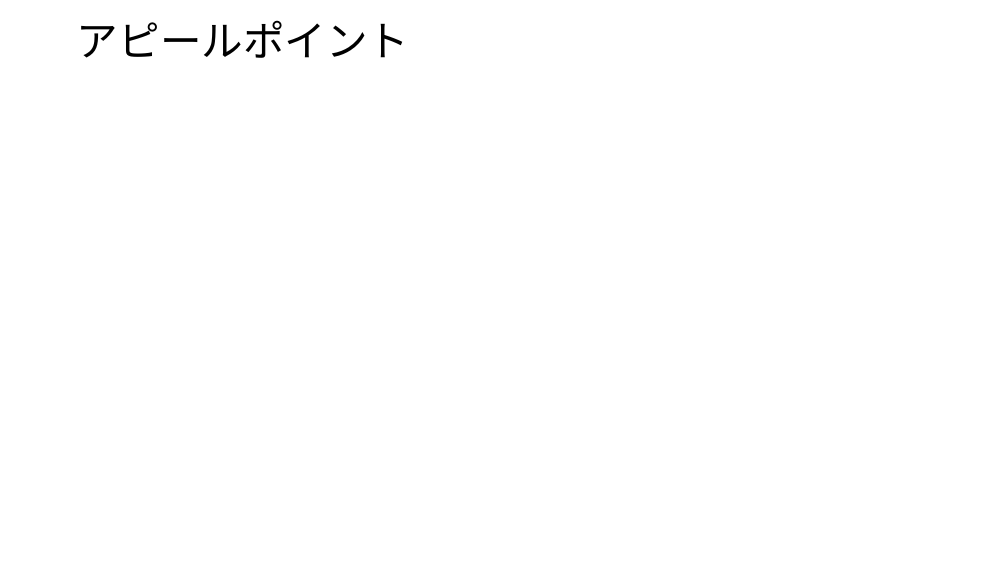
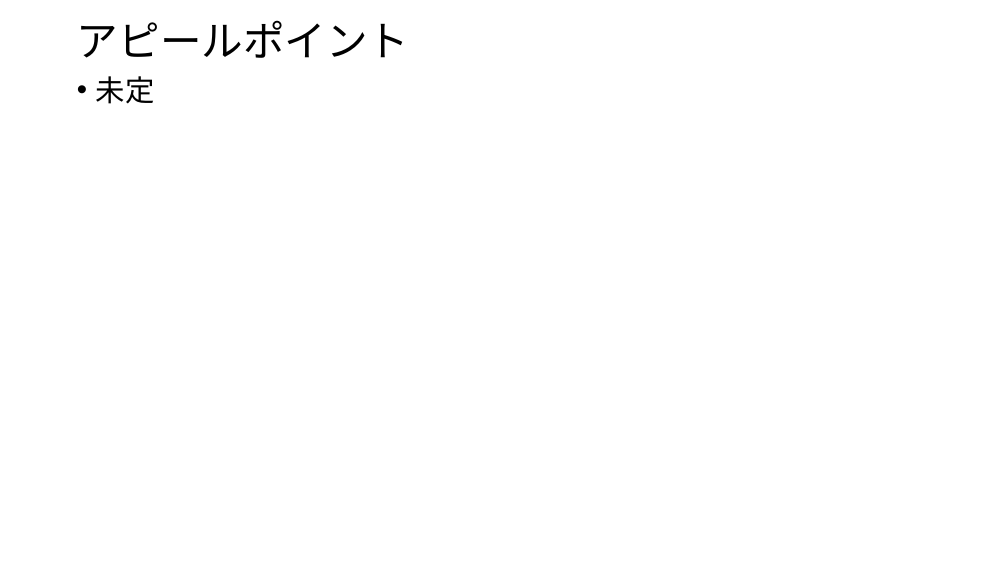
Before and after one commit to 2022Game/15Hirota, a slide deck: slide 6 of 3DLv3_2023_vs2019/Plan/プレゼンテーション1.pptx. Drawn at 1008x567 pixels with LibreOffice and Linux fonts; fonts in the diff are those of the drawing. Boxes give left, top, right and bottom in pixels: in the first picture for what was removed or moved away, otherwise in the second. Text is boxed around its words. In the diff, an @@ line names an element or a change of style, - is before the commit and + after.

```diff
--- a/3DLv3_2023_vs2019/Plan/プレゼンテーション1.pptx
+++ b/3DLv3_2023_vs2019/Plan/プレゼンテーション1.pptx
@@ text added at box(96, 76, 155, 104), 28 pt, text #000000 @@
+• 未定
```
Also in this commit, not shown: 3 other slides changed, 1 other file.
